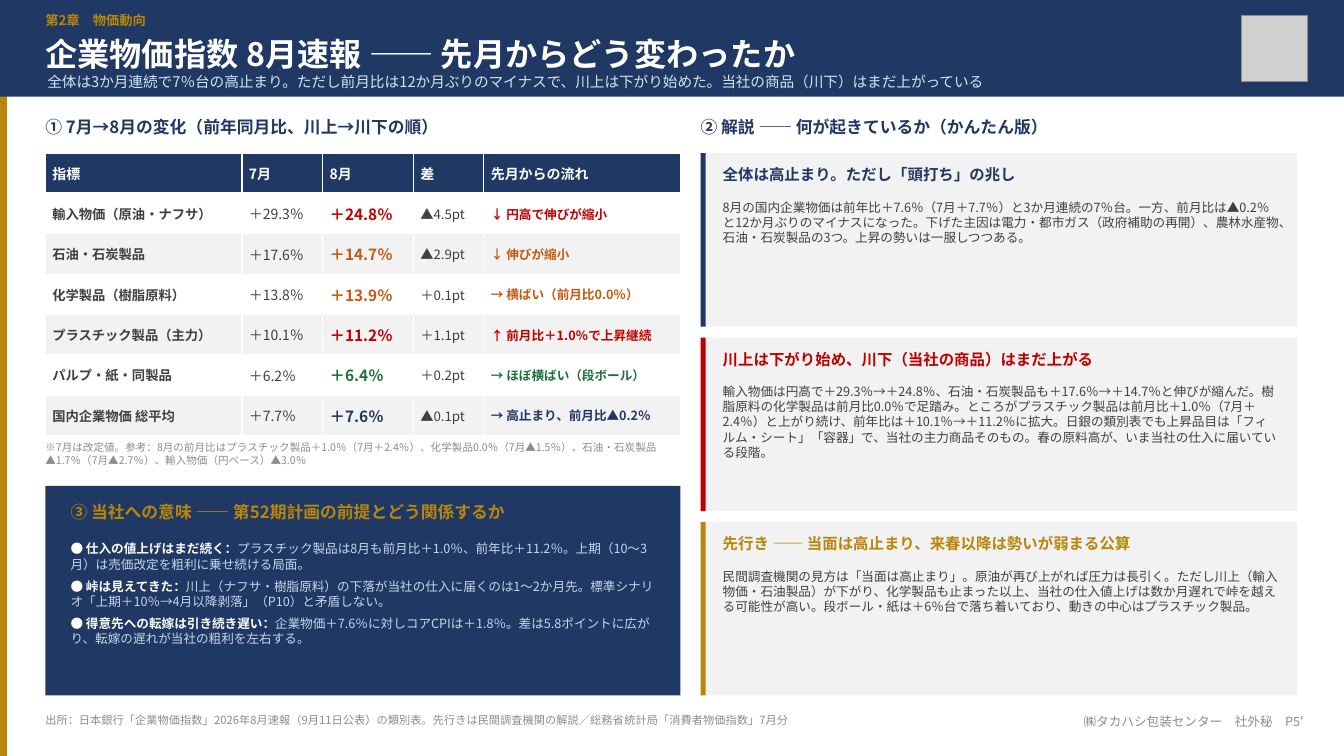
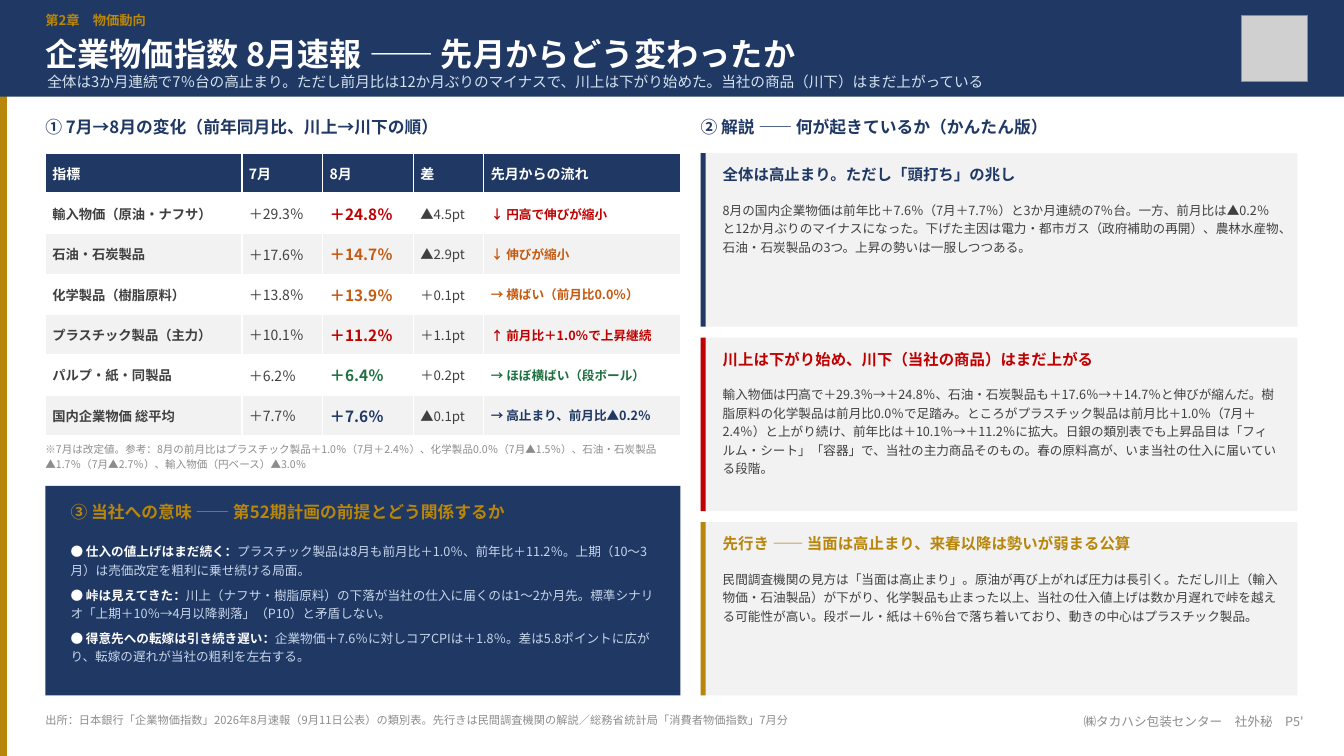
Before and after one commit to takahashihc/claudecode, a slide deck: slide 6 of 実績資料作成/第51期見込と第52期計画について_20260914.pptx. Drawn at 1344x756 pixels with LibreOffice and Linux fonts; fonts in the diff are those of the drawing; grey boxes stand for pictures. Boxes give left, top, right and bottom in pixels: in the first picture for what was removed or moved away, otherwise in the second. Text is boxed around its words. In the diff, an @@ line names an element or a change of style, - is before the commit and + after.

```diff
--- a/実績資料作成/第51期見込と第52期計画について_20260914.pptx
+++ b/実績資料作成/第51期見込と第52期計画について_20260914.pptx
@@ text "※7月は改定値。参考：8月の前月比はプラスチック製品＋1.0％（7月＋2.4％）、化学製品0.0％（7月▲1.5％）、石 ..." at <box>45,444,656,469</box>: line spacing 1 to 1.15 @@
@@ text "● 仕入の値上げはまだ続く：プラスチック製品は8月も前月比＋1.0％、前年比＋11.2％。上期（10〜3月）は売価改定を ..." at <box>71,545,653,662</box>: line spacing 1 to 1.2 @@
@@ line spacing 1 to 1.22 in 3 elements at <box>723,204,1292,253</box>, <box>723,388,1277,474</box>, <box>723,573,1278,622</box> @@
```
